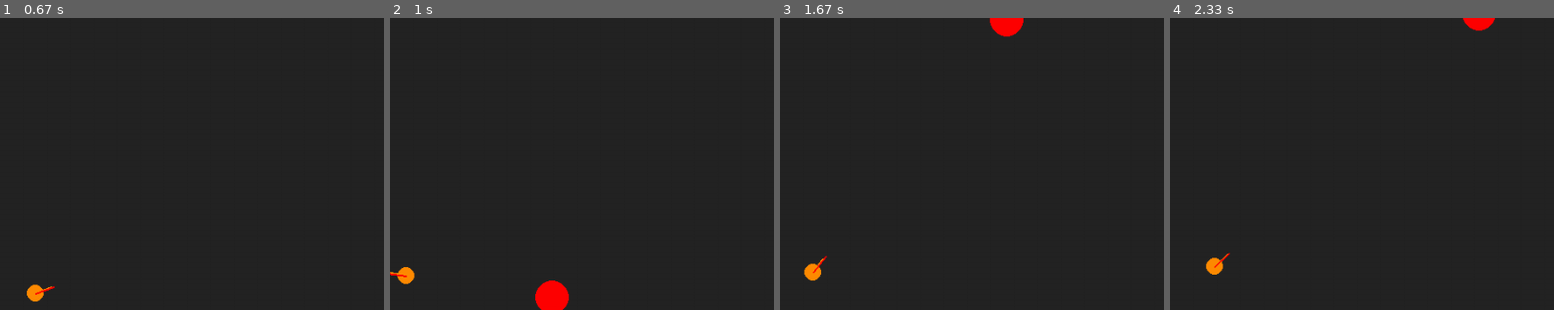
Above: before the commit, frames 1-4 (left to right).
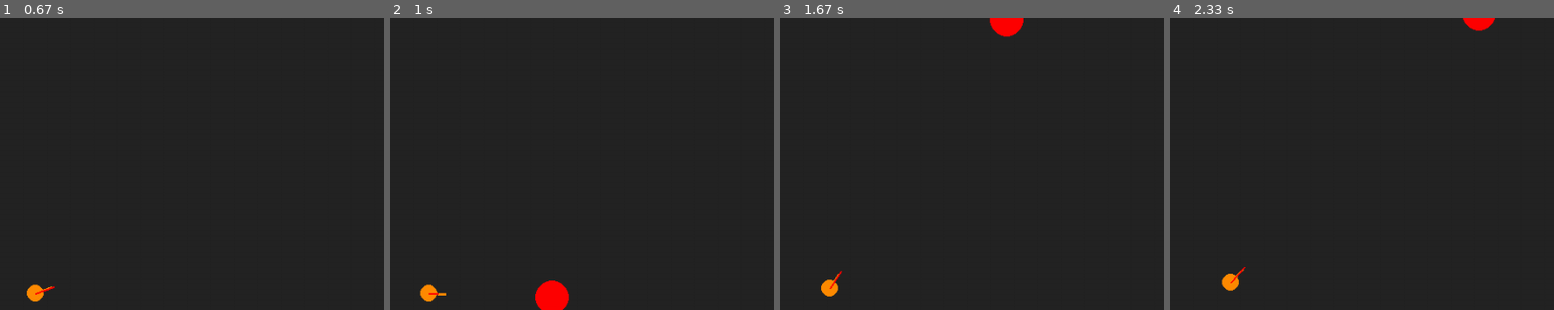
Above: after the commit, the same moments.

Repository: VitruviusTheMighty/Maestro
Game: pygame game, started from portfolio/projects/project-3-flocking/steering_game.py
Same seed, same stepped clock (60 frames per second), same inputs: the game is played once before the commit and once after it.
Inputs (mouse positions are % of the whole screen's width and height, from its top left):
- Up to frame 1 (0.67 s): click (56, 55) at 0.38 s
- Up to frame 2 (1 s): click (21, 81) at 0.72 s
- Up to frame 3 (1.67 s): click (97, 94) at 1.05 s; click (29, 33) at 1.38 s
- Up to frame 4 (2.33 s): click (56, 69) at 1.72 s; click (40, 32) at 2.05 s
The pictures show only the part of the screen within x 0-50%, y 33-83%; the shares and areas given below are measured in that part.

Frame 1 is identical in both runs. In frame 2, 0.5% of the frame differs, in the area x 0-15%, y 85-98%; in frame 3, 0.5%, in the area x 6-17%, y 81-96%; in frame 4, 0.5%.

Commit message:
Added flee and arrive features to flocking project, restructured ball collisions

Diff:
--- a/portfolio/projects/project-5-flocking/steering_ball.py
+++ b/portfolio/projects/project-3-flocking/steering_ball.py
@@ -14,6 +14,7 @@
         self.speedlimit = Vector(500,500)
         self.defaultspeed = self.speedlimit
         self.fleespeed = Vector(5000,5000)
+        self.fleeing = False
 
 
 
@@ -69,14 +70,38 @@
         ## by the weight, and then add it to steering inputs
         self.steering += [(desired_velocity - self.v)*weight]
 
+    def arrive(self, target:MovingBall, weight=1.0/30):
+        """
+        Alters the speed relative to distance
+        """
+        threshold = (target.r + self.r)*10
 
+        if not self.fleeing:
+            dist = self.getDistance(target)
+            if dist < threshold:
+                # print(f"should decrease speed: threshold: {threshold}")
+                # self.speedlimit *= dist/threshold
+                newspeed = self.speedlimit.x * ( (dist/threshold)**1.1 )
+                ns = Vector(newspeed, newspeed)
+                self.speedlimit = ns
 
-    def flee(self, target:MovingBall, weight, dt, world):
+                # print(f"New speed: {self.speedlimit}")
+            self.seek (target, weight)
+
+        else:
+            pass
+
+    def flee(self, target:MovingBall, weight, dt, world, dist_thres):
+        """
+        Evaluate the position and flee from a target
+        """
         desired_direction = (self.p - target.p).normalize()
         max_speed = self.speedlimit.length()
         desired_velocity = desired_direction * max_speed
         self.steering += [(desired_velocity - self.v)*weight]
 
+        # while self.getDistance(target) < dist_thres*2:
         self.move(dt, world)
 
-        self.speedlimit *= 5
+        self.speedlimit *= 1.0125
+        # self.speedlimit *= round(( dist_thres - (self.getDistance(target)) ) *  0.0125, 1)
--- a/portfolio/projects/project-5-flocking/steering_game.py
+++ b/portfolio/projects/project-3-flocking/steering_game.py
@@ -77,6 +77,8 @@
         mousepos = Vector(mousepos[0],mousepos[1])
         target.p = mousepos
 
+
+
         ## Simulate game world
         target.move (dt, world)
         target.collide_edge (world)
@@ -86,16 +88,22 @@
         # have a distance based method
 
 
-        print(f"Distance: {target.getDistance(c)}. Target: {target.p}, Ball: {c.p}")
+        # print(f"Distance: {target.getDistance(c)}. Target: {target.p}, Ball: {c.p}")
 
-        dist_thres = 200.0
 
-        if target.getDistance(c) > dist_thres:
-            c.seek (target, 1.0/30)
-            c.speedlimit = c.defaultspeed
+        # Seek - Fleeing behavior
+        dist_thres = 100.0
+
+        if not c.fleeing:
+            if target.getDistance(c) > dist_thres:
+                # Arrival
+                c.arrive(target, 1.0/30)
+                c.speedlimit = c.defaultspeed
+            else: c.fleeing = True
         else:
-            c.flee(target, 1.0/30, dt, world)
-            c.speedlimit = c.fleespeed * math.sqrt((target.getDistance(c) - dist_thres)**2) #TODO: make relative to distance
+            if c.fleeing and  target.getDistance(c) < dist_thres*8:
+                c.flee(target, 1.0/30, dt, world, dist_thres)
+            else: c.fleeing = False
 
 
         c.apply_steering()
Renamed: portfolio/projects/project-5-flocking/moving_ball_2d.py -> portfolio/projects/project-3-flocking/moving_ball_2d.py
Renamed: portfolio/projects/project-5-flocking/vector.py -> portfolio/projects/project-3-flocking/vector.py
Renamed: portfolio/projects/project-5-flocking/world.py -> portfolio/projects/project-3-flocking/world.py
Renamed: portfolio/projects/ball-collisions/ball.py -> portfolio/projects/week-3-collisions/ball.py
Renamed: portfolio/projects/ball-collisions/ball_2d_novector.py -> portfolio/projects/week-3-collisions/ball_2d_novector.py
Renamed: portfolio/projects/ball-collisions/multiball_objects_game.py -> portfolio/projects/week-3-collisions/multiball_objects_game.py
